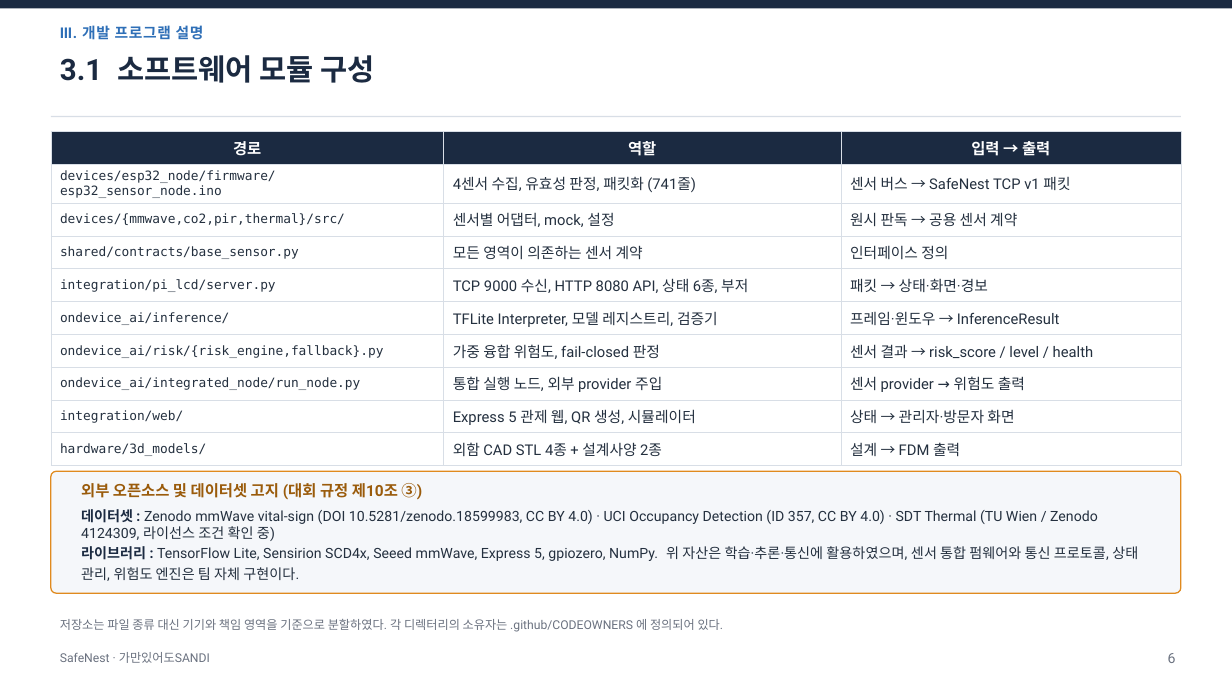
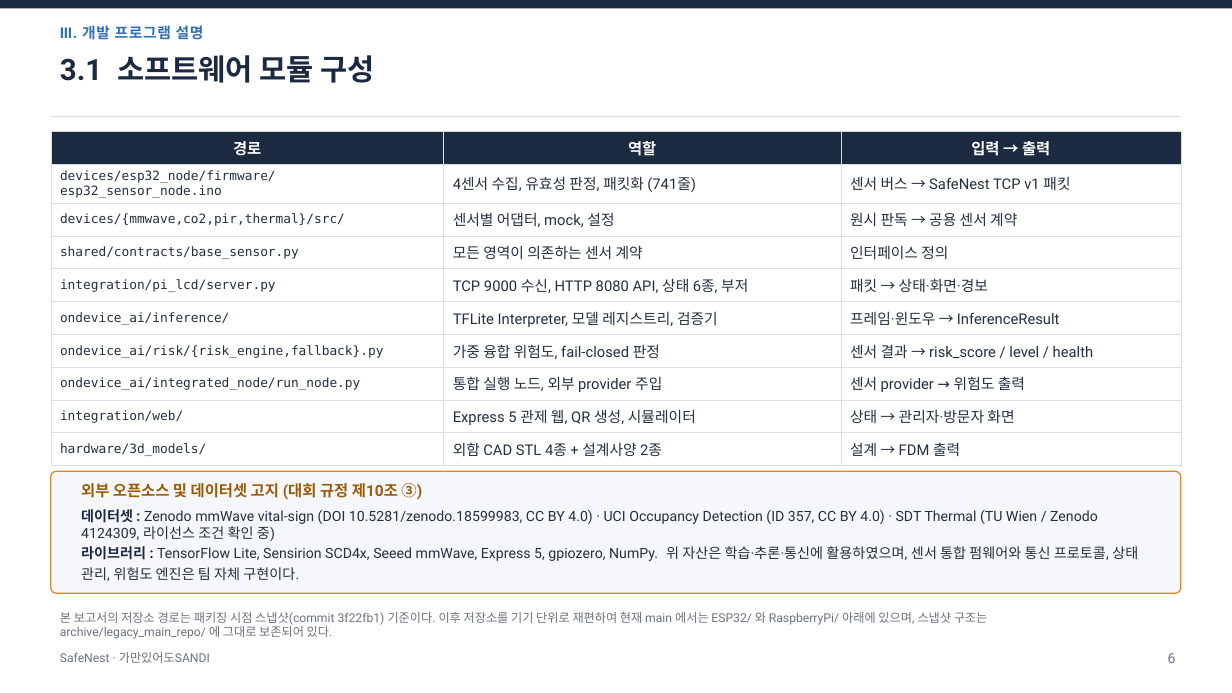
Before and after one commit to jinsu1011/safenest-embedded-competition, a slide deck: slide 7 of final-report/2026ESWContest_자유공모_가만있어도SANDI_개발완료보고서.pptx. Drawn at 1232x693 pixels with LibreOffice and Linux fonts; fonts in the diff are those of the drawing. Boxes give left, top, right and bottom in pixels: in the first picture for what was removed or moved away, otherwise in the second. Text is boxed around its words. In the diff, an @@ line names an element or a change of style, - is before the commit and + after.

```diff
--- a/final-report/2026ESWContest_자유공모_가만있어도SANDI_개발완료보고서.pptx
+++ b/final-report/2026ESWContest_자유공모_가만있어도SANDI_개발완료보고서.pptx
@@ text at (x1=60, y1=612, x2=988, y2=639): text changed @@
-저장소는 파일 종류 대신 기기와 책임 영역을 기준으로 분할하였다. 각 디렉터리의 소유자는 .github/CODEOWNERS 에 정의되어 있다.
+본 보고서의 저장소 경로는 패키징 시점 스냅샷(commit 3f22fb1) 기준이다. 이후 저장소를 기기 단위로 재편하여 현재 main 에서는 ESP32/ 와 RaspberryPi/ 아래에 있으며, 스냅샷 구조는 archive/legacy_main_repo/ 에 그대로 보존되어 있다.
```
Also in this commit, not shown: 3 other files.
